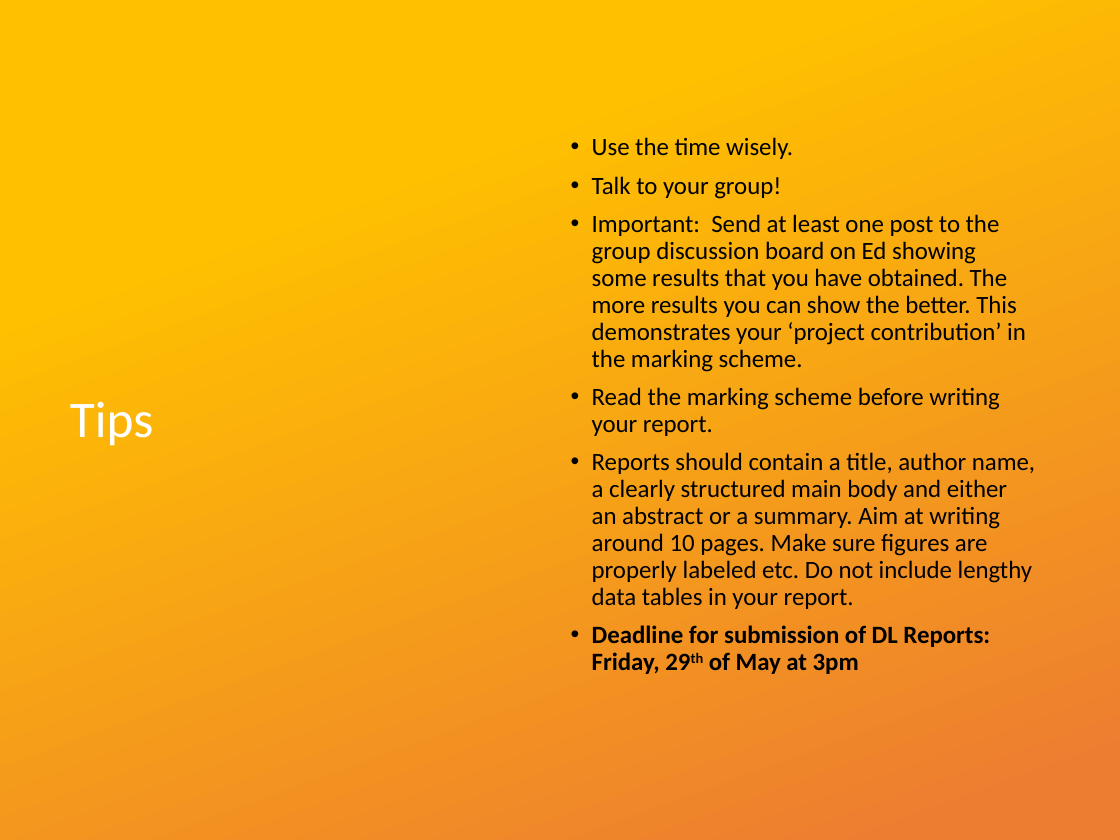
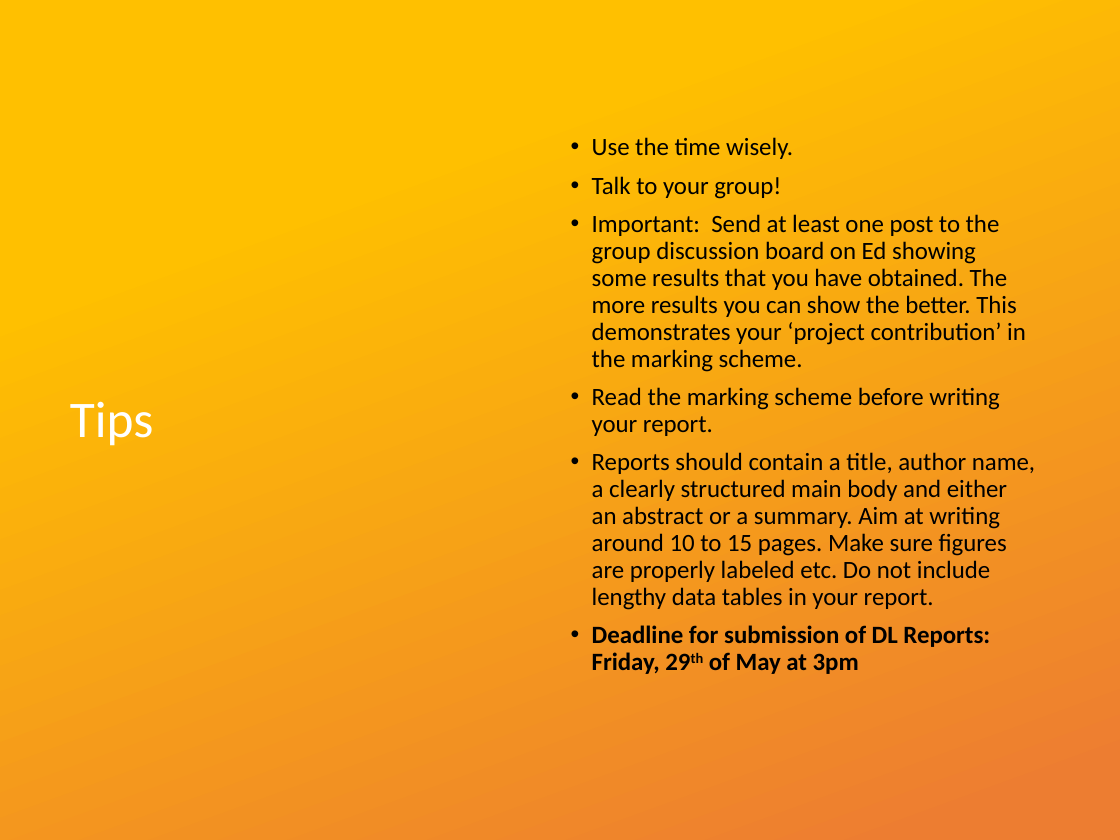
Before and after one commit to AstroUQ/ladder, a slide deck: slide 10 of assets/Distance Ladder Intro Slides.pptx. Drawn at 1120x840 pixels with LibreOffice and Linux fonts; fonts in the diff are those of the drawing; background and template pictures are left out. Boxes give left, top, right and bottom in pixels: in the first picture for what was removed or moved away, otherwise in the second. Text is boxed around its words. In the diff, an @@ line names an element or a change of style, - is before the commit and + after.

```diff
--- a/assets/Distance Ladder Intro Slides.pptx
+++ b/assets/Distance Ladder Intro Slides.pptx
@@ text at (x1=592, y1=452, x2=1035, y2=610): text changed @@
-• Reports should contain a title, author name, a clearly structured main body and either an abstract or a summary. Aim at writing around 10 pages. Make sure figures are properly labeled etc. Do not include lengthy data tables in your report.
+• Reports should contain a title, author name, a clearly structured main body and either an abstract or a summary. Aim at writing around 10 to 15 pages. Make sure figures are properly labeled etc. Do not include lengthy data tables in your report.
```
Also in this commit, not shown: 11 other files.
